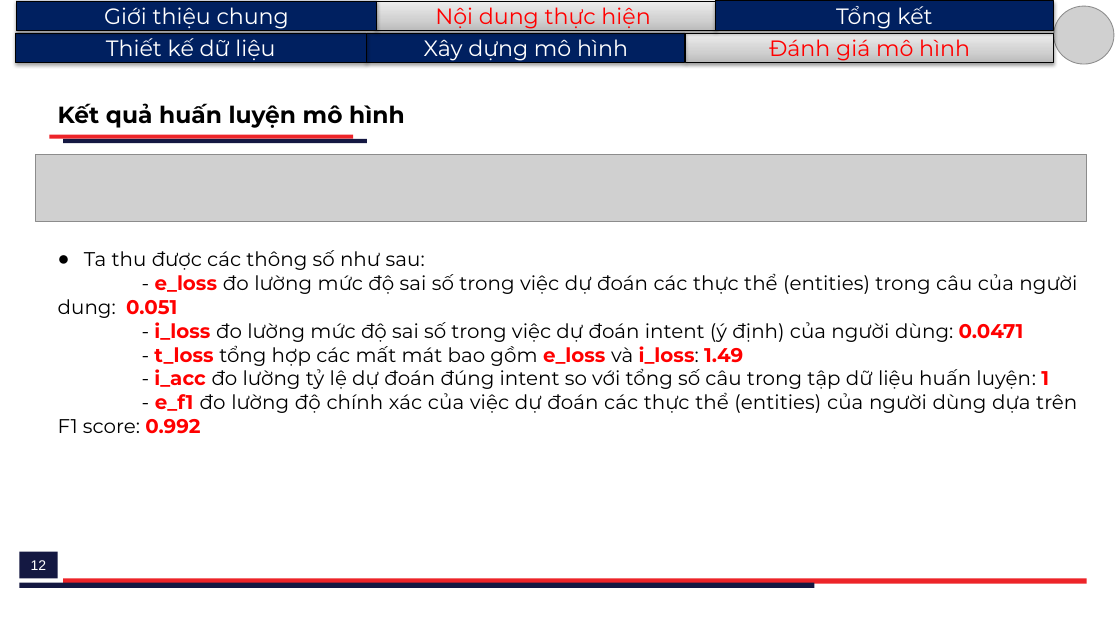
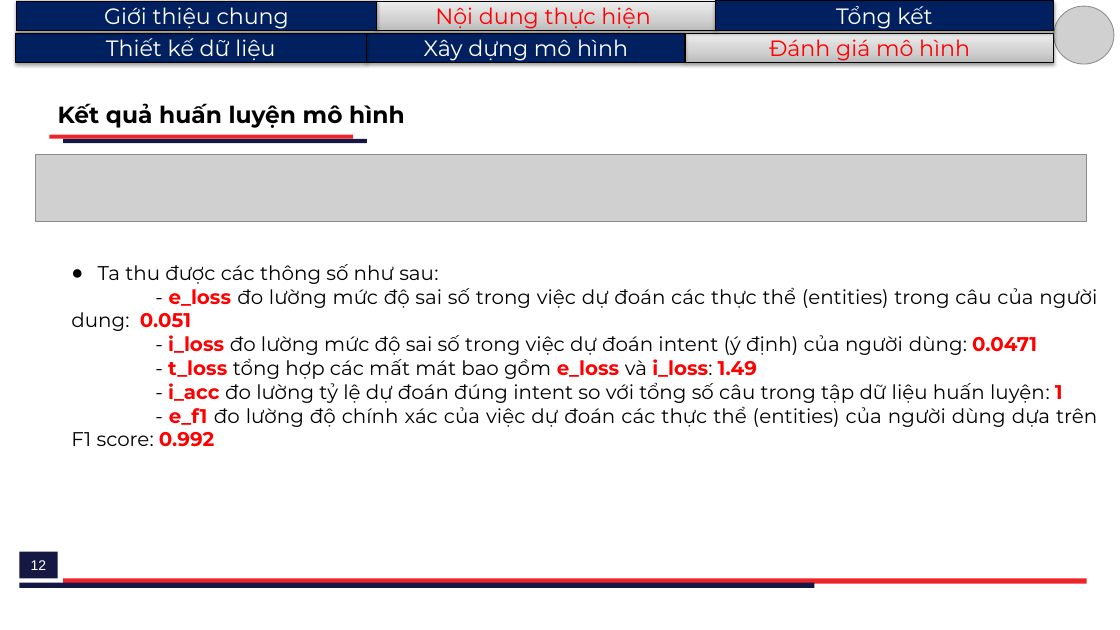
Before and after one commit to H4ll3y/Rasa-Consultant, a slide deck: slide 12 of doc/A37134_LeQuangHuy.pptx. Drawn at 1120x630 pixels with LibreOffice and Linux fonts; fonts in the diff are those of the drawing; grey boxes stand for pictures. Boxes give left, top, right and bottom in pixels: in the first picture for what was removed or moved away, otherwise in the second. Text is boxed around its words. In the diff, an @@ line names an element or a change of style, - is before the commit and + after.

```diff
--- a/doc/A37134_LeQuangHuy.pptx
+++ b/doc/A37134_LeQuangHuy.pptx
@@ text "Ta thu được các thông ..." rewrapped from [58, 250, 1077, 434] to [71, 264, 1097, 447] @@
```
Also in this commit, not shown: 8 other slides changed, 2 other files.
